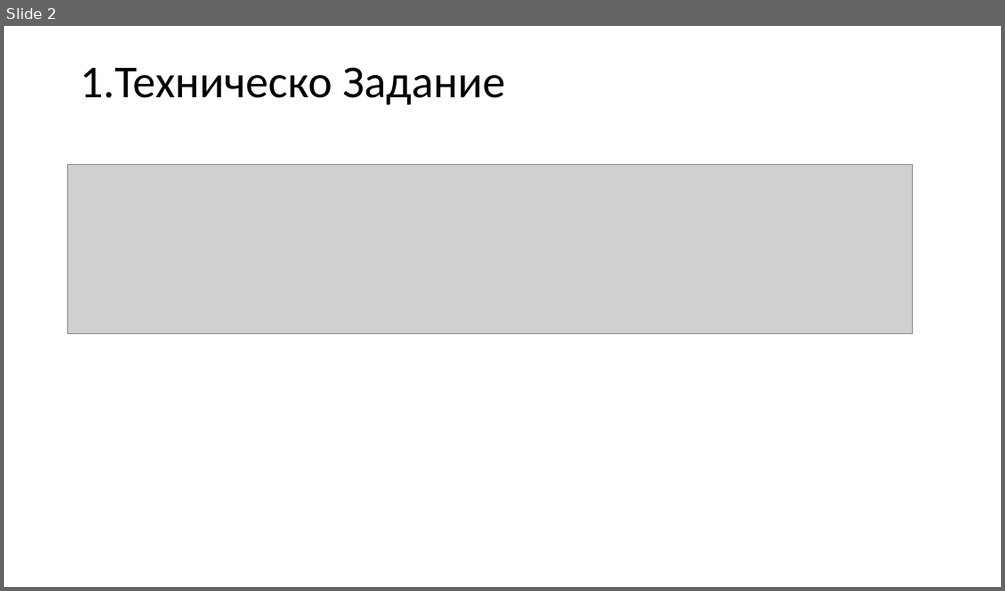
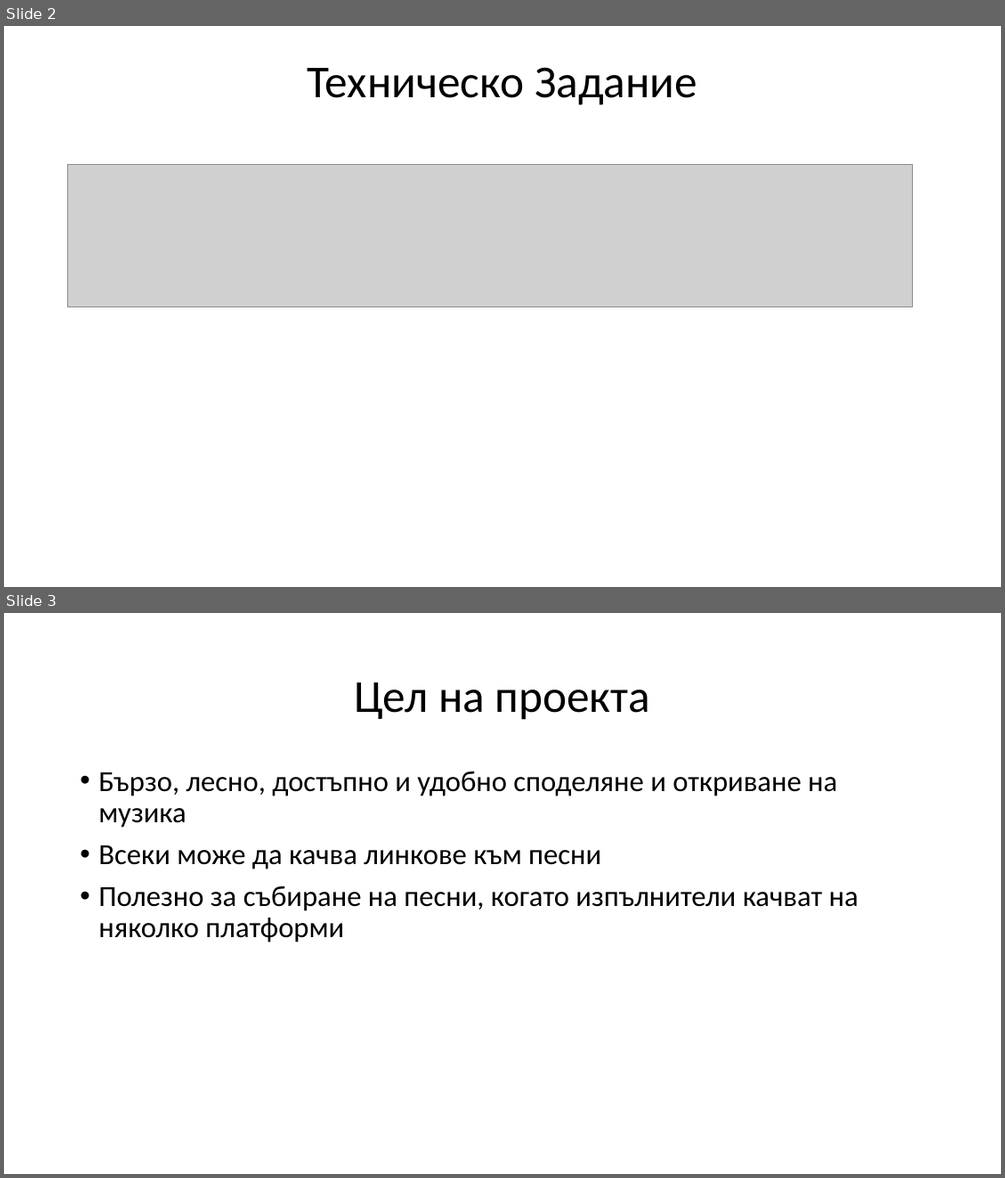
Before and after one commit to YovoTWW/MusicAppRepository, a slide deck: ТУ ВАРНА Music App Presentation.pptx. Shown one above the other, each under a label of ours: slide 2 before the commit, slides 2 and 3 after it. The pictures are 1005x591 and 1005x1178 pixels, drawn with LibreOffice and Linux fonts; fonts in the diff are those of the drawing; grey boxes stand for pictures. Boxes give left, top, right and bottom in pixels: in the first picture for what was removed or moved away, otherwise in the second. Text is boxed around its words. In the diff, an @@ line names an element or a change of style, - is before the commit and + after.

```diff
--- a/ТУ ВАРНА Music App Presentation.pptx
+++ b/ТУ ВАРНА Music App Presentation.pptx
@@ slide 3 added at [4,613,1001,1174], background #FFFFFF @@
@@ title added at [354,682,650,720], 44 pt, text #000000 @@
+Цел на проекта
@@ text added at [98,771,858,942], 28 pt, text #000000 @@
+• Бързо, лесно, достъпно и удобно споделяне и откриване на музика
+• Всеки може да качва линкове към песни
+• Полезно за събиране на песни, когато изпълнители качват на няколко платформи
@@ slide 2 changed as well @@
@@ title at [307,67,697,105]: text changed @@
-1.Техническо Задание
+Техническо Задание
@@ picture: place and size @@
-picture at [67,164,912,334]
+picture at [67,164,912,306]
```
Also in this commit, not shown: 8 other slides changed, 2 other slides added, 1 slide removed, 1 other file.
